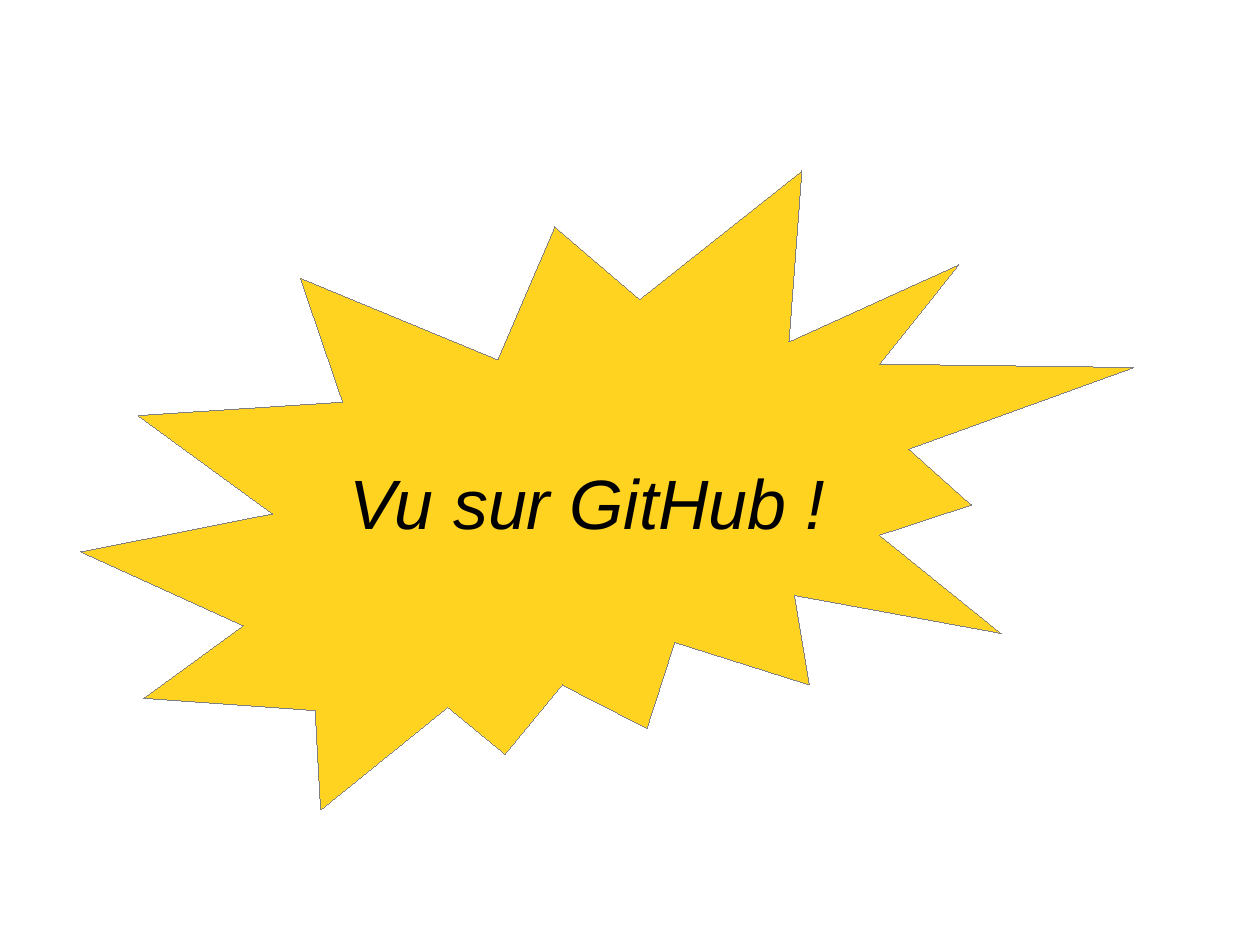
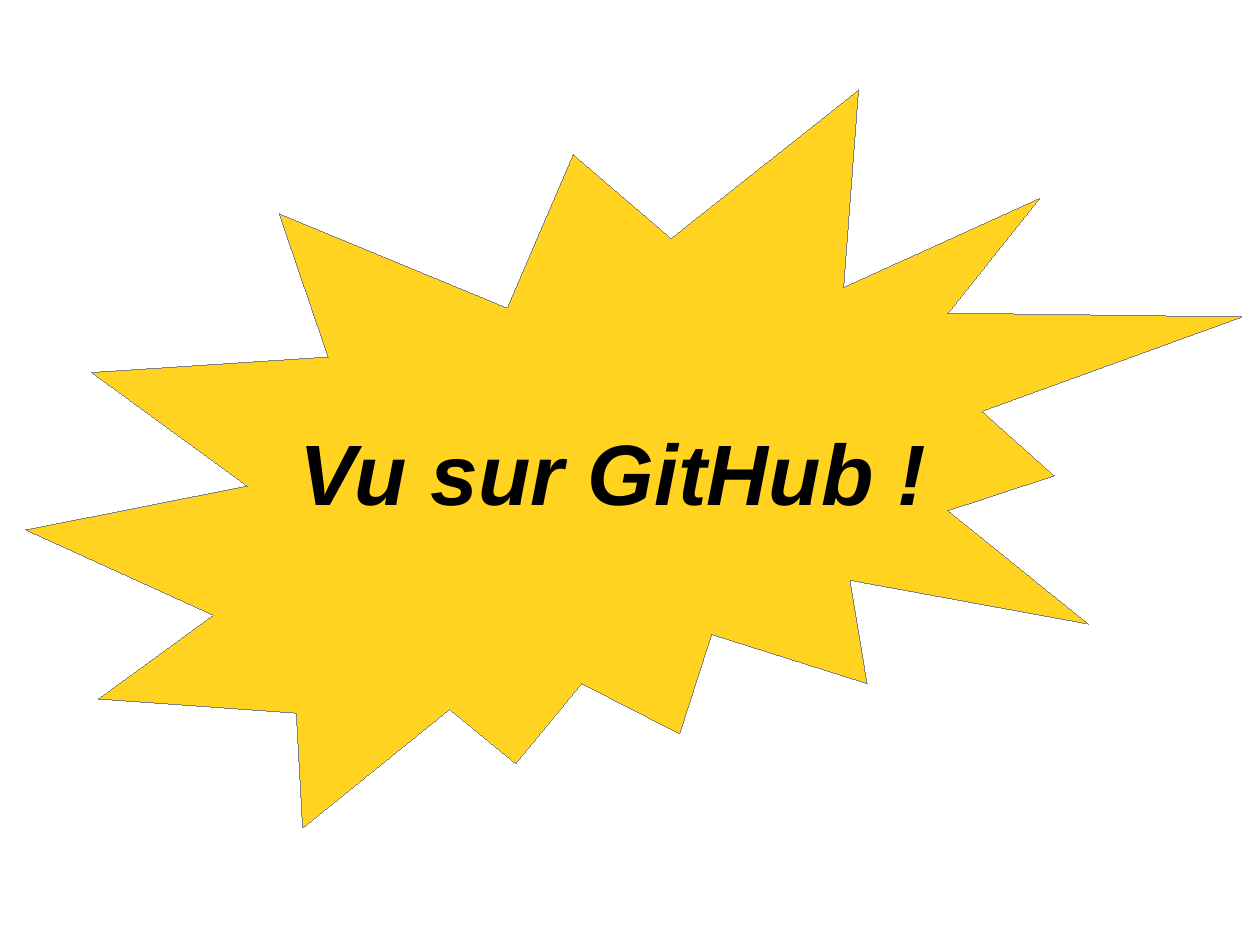
Before and after one commit to picty/parsifal, a slide deck: slide 1 of papers/sstic-2013-slides/pub.odp. Drawn at 1260x945 pixels with LibreOffice and Linux fonts; fonts in the diff are those of the drawing. Boxes give left, top, right and bottom in pixels: in the first picture for what was removed or moved away, otherwise in the second. Text is boxed around its words. In the diff, an @@ line names an element or a change of style, - is before the commit and + after.

```diff
--- a/papers/sstic-2013-slides/pub.odp
+++ b/papers/sstic-2013-slides/pub.odp
@@ irregular seal "Vu sur GitHub !": place and size @@
-irregular seal "Vu sur GitHub !" at box(81, 172, 1134, 811)
+irregular seal "Vu sur GitHub !" at box(26, 90, 1243, 829)
@@ irregular seal "Vu sur GitHub !" at box(26, 90, 1243, 829): size 44 to 54 pt, bold on @@
```
Also in this commit, not shown: 1 other slide changed, 2 other files.
